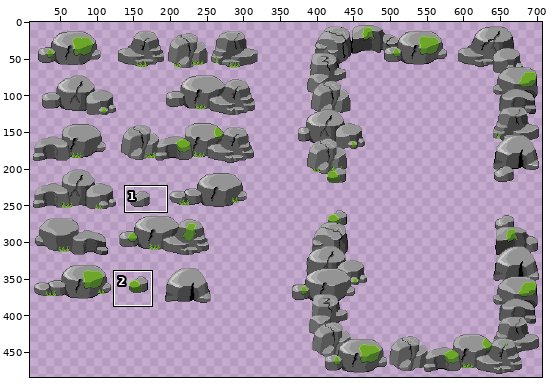
Sprite sheet, stored at maps/assets/[M]Rocks2.png. Above, an overview of the earlier version with the close-up marked.
Close-up. As it was:
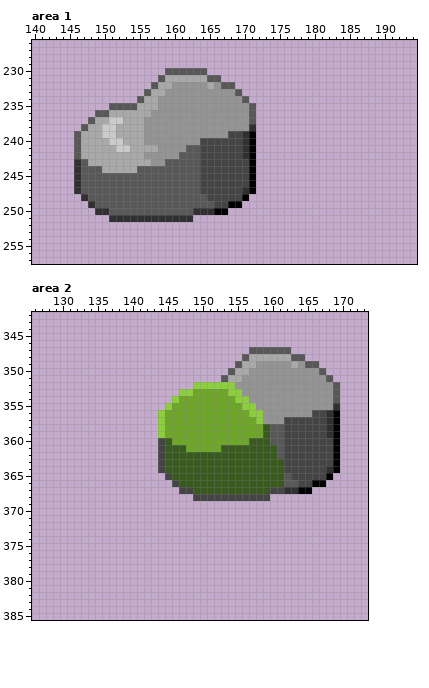
The file is 768x512 pixels. Colours within 5 levels of each other are drawn and written as one. Shown: area 1: x 140..194, y 226..257; area 2: x 126..173, y 342..385. The wide view leaves out empty margins.
Once edited:
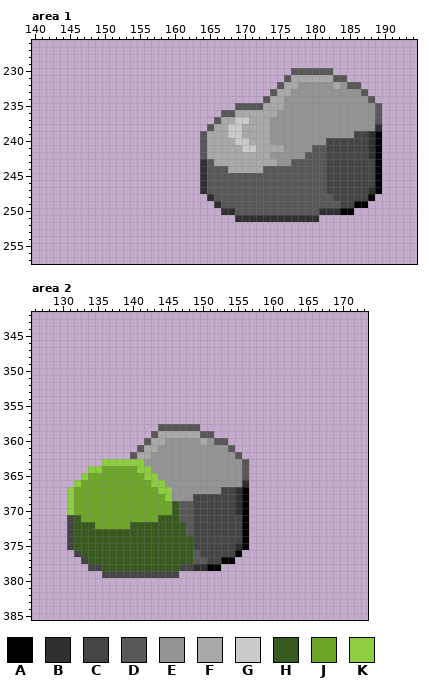
Palette (. is transparent): A #000000  B #303030  C #454545  D #585858  E #949494  F #a9a9a9  G #cbcbcb  H #385a1e  J #6ea62a  K #8dce3e
Change:
Changed rows in their new state; - is an unchanged pixel.
Area 1:
first column x 146:
230 -------------......------------DDDDDD-------
231 ------------.........---------DFFFFFFDD-----
232 -----------............------DFFEEEEEFEDD---
233 ----------..............----DFFEEEEEEEEEED--
234 ---------................--DFFEEEEEEEEEEEED-
235 -----..................DD-DFFFEEEEEEEEEEEEED
236 ---..................DDFFFFFFEEEEEEEEEEEEEED
237 --..................DFFGGFFFEEEEEEEEEEEEEEED
238 -..................DFFGGFFFFEEEEEEEEEEEEEEEB
239 ..................DFFFGGFFFFEEEEEEEEEEEECCBA
240 ..................DFFFFGGFFFEEEEEEEECCCCCCBA
241 ..................DFFFFFGGFFFFEEEEDDCCCCCCBA
242 ..................DFFFFFFFFFEEEEEDDDCCCCCCBA
243 ..................BDFFFFFFFFFEEDDDDDCCCCCCCA
244 ..................BDDDFFFFFDDDDDDDDDCCCCCCCA
245 ..................BDDDDDDDDDDDDDDDDDCCCCCCCA
246 ..................BDDDDDDDDDDDDDDDDDCCCCCCCA
247 ..................BDDDDDDDDDDDDDDDDDCCCCCCBA
248 -..................BDDDDDDDDDDDDDDDDDCCCCCA-
249 --..................BDDDDDDDDDDDDDDDDDCCAA--
250 ---..................BBDDDDDDDDDDDDBBBAA----
251 -----............------BBBBBBBBBBBB---------
Area 2:
first column x 131:
347 --------------------------......-------
348 -------------------------.........-----
349 ------------------------............---
350 -----------------------..............--
351 ----------------------................-
352 ------------------.....................
353 ----------------.......................
354 ---------------........................
355 --------------.........................
356 -------------..........................
357 -------------..........................
358 -------------DDDDDD....................
359 ------------DFFFFFFDD..................
360 -----------DFFEEEEEFEDD................
361 ----------DFFEEEEEEEEEED...............
362 ---------DFFEEEEEEEEEEEED..............
363 -----KKKKKKEEEEEEEEEEEEEED.............
364 ---KKJJJJJKKEEEEEEEEEEEEED.............
365 --KJJJJJJJJKKEEEEEEEEEEEED............-
366 -KJJJJJJJJJJKKEEEEEEEEEEEB...........--
367 KJJJJJJJJJJJJKKEEEEEEECCBA.........----
368 KJJJJJJJJJJJJJKEEE------BA...----------
369 KJJJJJJJJJJJJJJHDDCCCCCCBA-------------
370 KJJJJJJJJJJJJJJHDDCCCCCCBA-------------
371 CHJJJJJJJJJJJHHHDDCCCCCCCA-------------
372 CHHHJJJJJHHHHHHHHDCCCCCCCA-------------
373 CHHHHHHHHHHHHHHHHDCCCCCCCA-------------
374 CHHHHHHHHHHHHHHHHHCCCCCCCA-------------
375 CHHHHHHHHHHHHHHHHHCCCCCCBA-------------
376 -CHHHHHHHHHHHHHHHHDCCCCCA--------------
377 --CHHHHHHHHHHHHHHHDDCCAA---------------
378 ---CCHHHHHHHHHHHCCBBAA-----------------
379 -----CCCCCCCCCCC-----------------------
Pixel boxes of the changes (left, top, right, bottom) in both close-ups:
changed: (74, 68, 382, 222)
changed: (67, 347, 340, 578)
